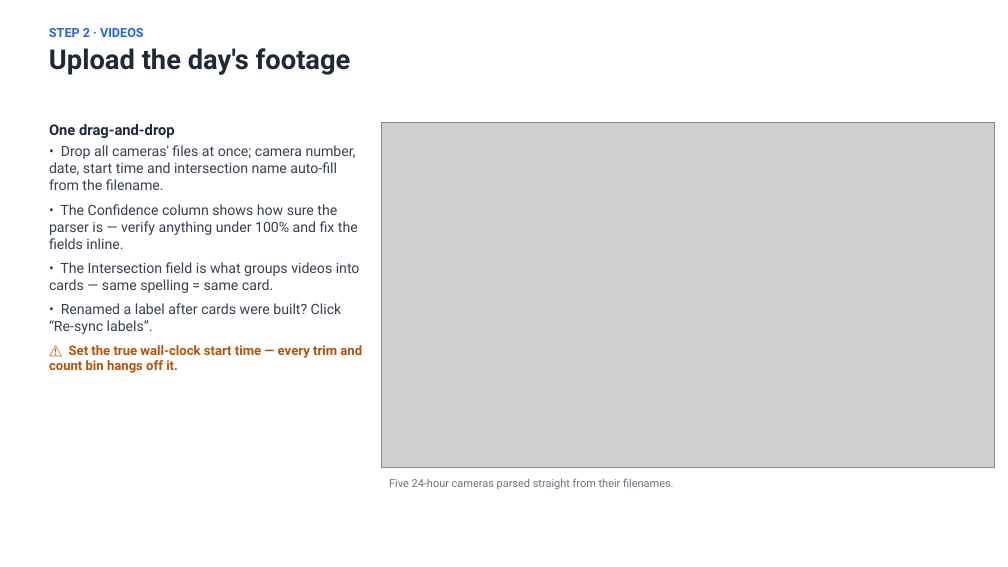
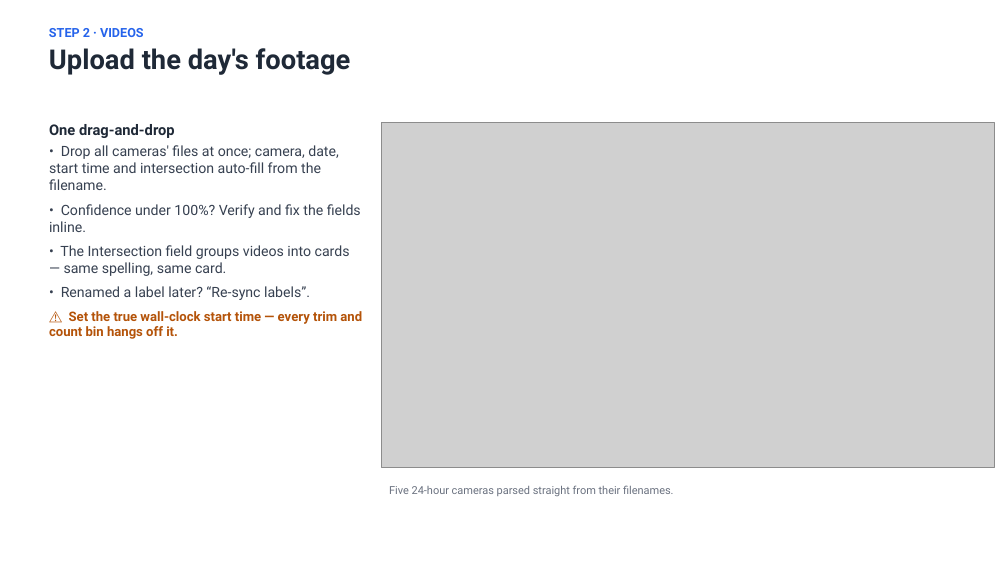
Before and after one commit to marshm100/intersection-counter, a slide deck: slide 5 of docs/Operator_Guide_2026-08-18.pptx (slide 4 before the commit). Drawn at 1008x567 pixels with LibreOffice and Linux fonts; fonts in the diff are those of the drawing; grey boxes stand for pictures. Boxes give left, top, right and bottom in pixels: in the first picture for what was removed or moved away, otherwise in the second. Text is boxed around its words. In the diff, an @@ line names an element or a change of style, - is before the commit and + after.

```diff
--- a/docs/Operator_Guide_2026-08-18.pptx
+++ b/docs/Operator_Guide_2026-08-18.pptx
@@ text at <box>49,145,361,300</box>: text changed @@
-• Drop all cameras' files at once; camera number, date, start time and intersection name auto-fill from the filename.
-• The Confidence column shows how sure the parser is — verify anything under 100% and fix the fields inline.
-• The Intersection field is what groups videos into cards — same spelling = same card.
-• Renamed a label after cards were built? Click “Re-sync labels”.
+• Drop all cameras' files at once; camera, date, start time and intersection auto-fill from the filename.
+• Confidence under 100%? Verify and fix the fields inline.
+• The Intersection field groups videos into cards — same spelling, same card.
+• Renamed a label later? “Re-sync labels”.
@@ text "Five 24-hour cameras parsed straight ...": place and size @@
-text "Five 24-hour cameras parsed straight ..." at <box>389,478,673,489</box>
+text "Five 24-hour cameras parsed straight ..." at <box>389,485,673,496</box>
```
Also in this commit, not shown: 15 other slides changed, 8 slides added.
